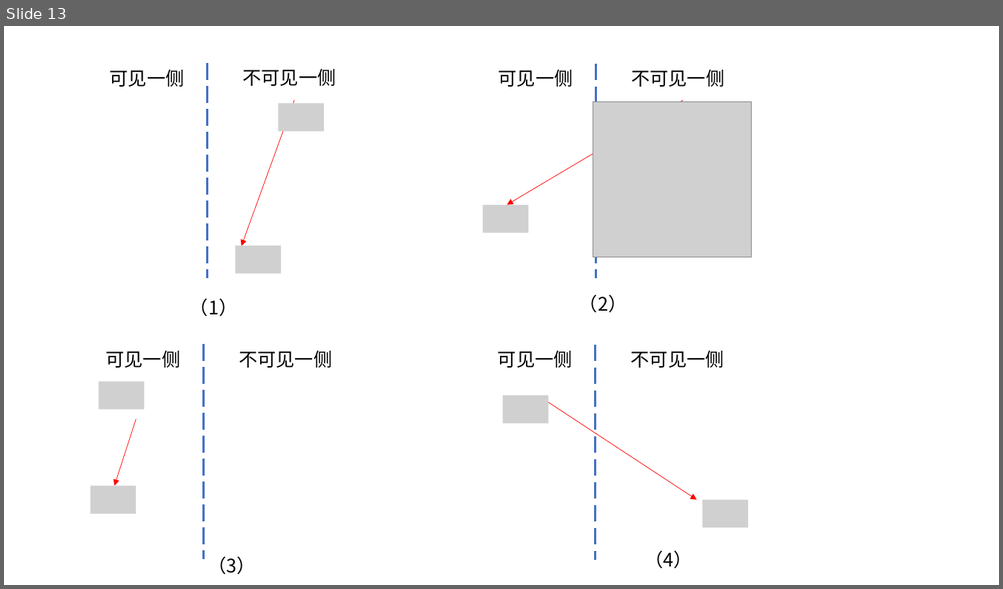
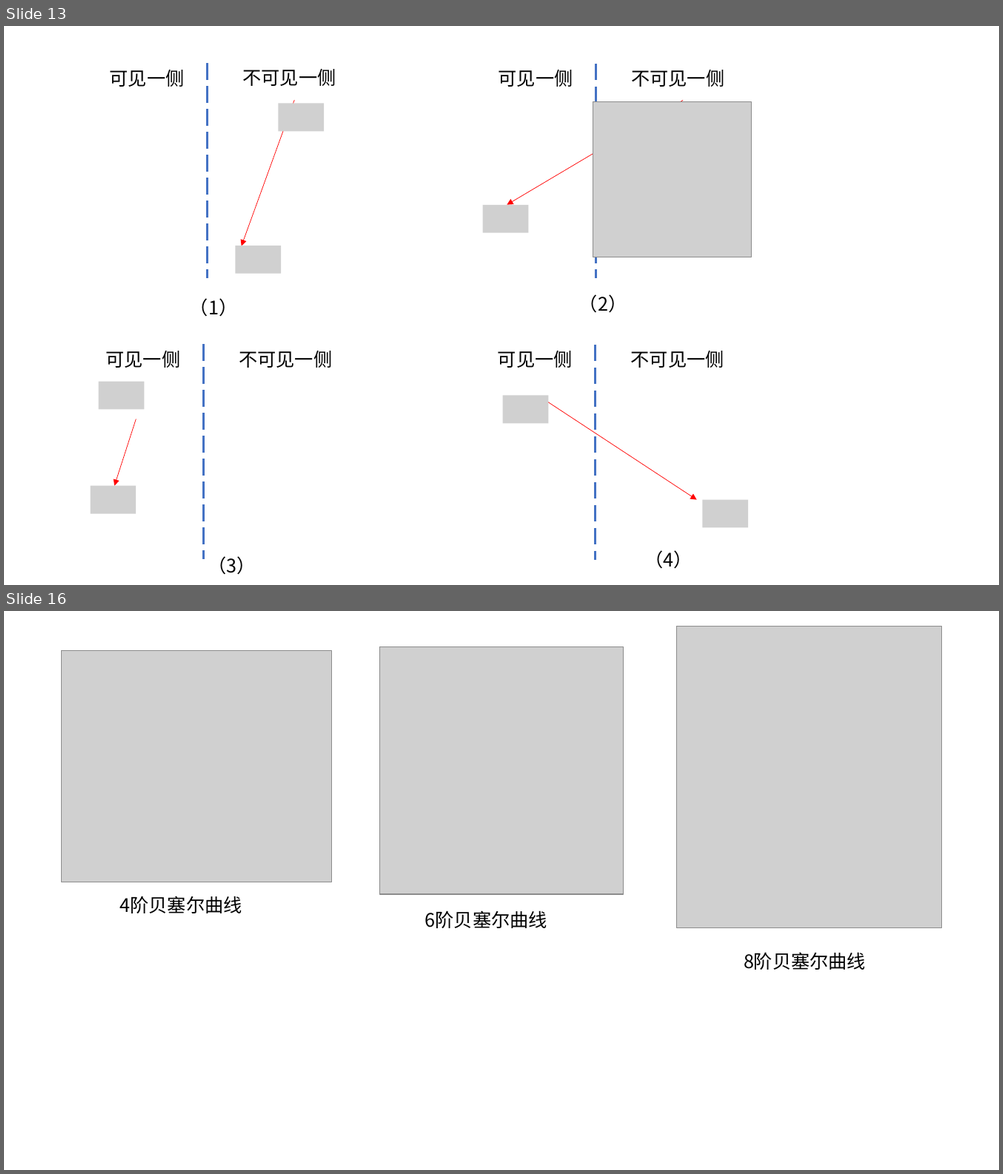
Before and after one commit to YYHHOrganization/PrepareForWorkNotes, a slide deck: 计算机图形学/图形学教程/Leson_9.pptx. Shown one above the other, each under a label of ours: slide 13 before the commit, slides 13 and 16 after it; the slides between them are not shown. The pictures are 1003x589 and 1003x1174 pixels, drawn with LibreOffice and Linux fonts; fonts in the diff are those of the drawing; grey boxes stand for pictures. Boxes give left, top, right and bottom in pixels: in the first picture for what was removed or moved away, otherwise in the second. Text is boxed around its words. In the diff, an @@ line names an element or a change of style, - is before the commit and + after.

Commit message:
添加了一些与贝塞尔和B样条有关的笔记

```diff
--- a/计算机图形学/图形学教程/Leson_9.pptx
+++ b/计算机图形学/图形学教程/Leson_9.pptx
@@ slide 16 added at (4,611,999,1170), background #FFFFFF @@
@@ picture added at (677,627,942,929) @@
@@ picture added at (62,650,332,883) @@
@@ picture added at (380,647,623,894) @@
@@ text added at (120,896,242,914), 18 pt, text #000000 @@
+4阶贝塞尔曲线
@@ text added at (425,911,547,928), 18 pt, text #000000 @@
+6阶贝塞尔曲线
@@ text added at (743,952,865,970), 18 pt, text #000000 @@
+8阶贝塞尔曲线
```
Also in this commit, not shown: 2 other slides added, 2 slides removed, 25 other files.
